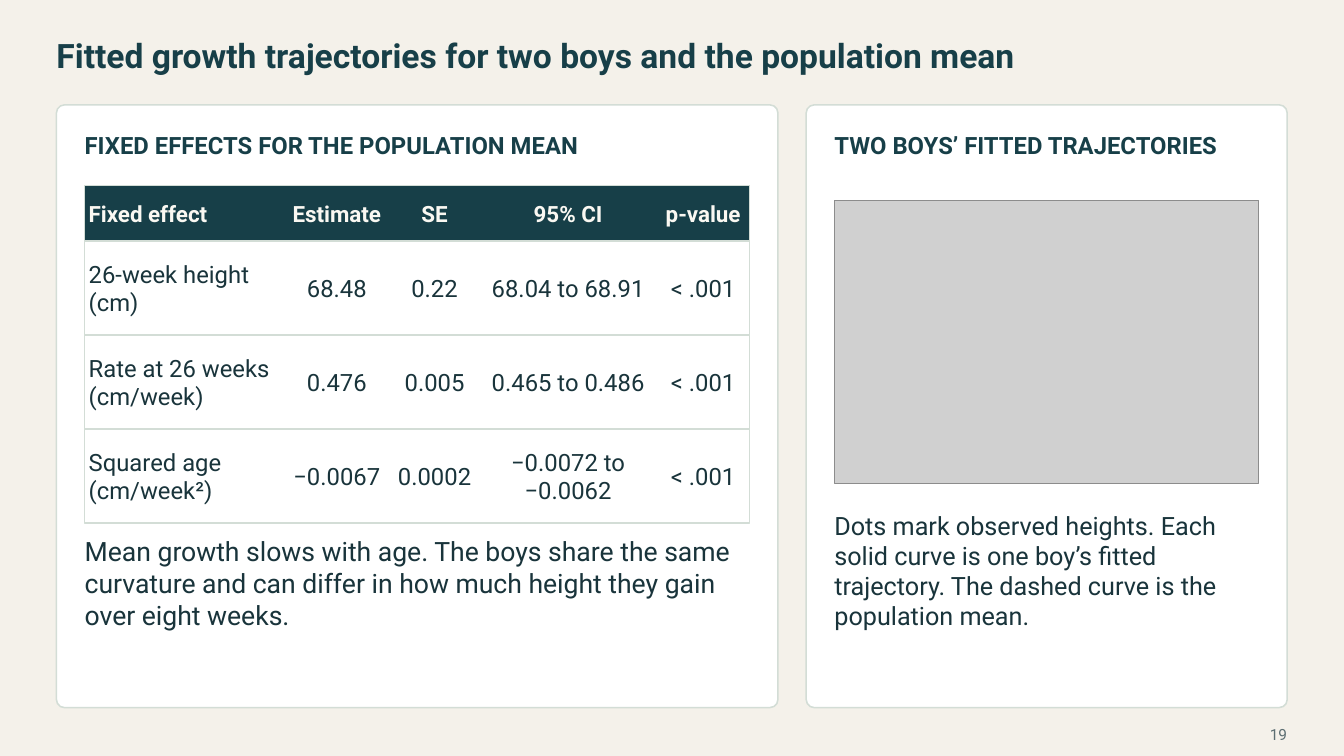
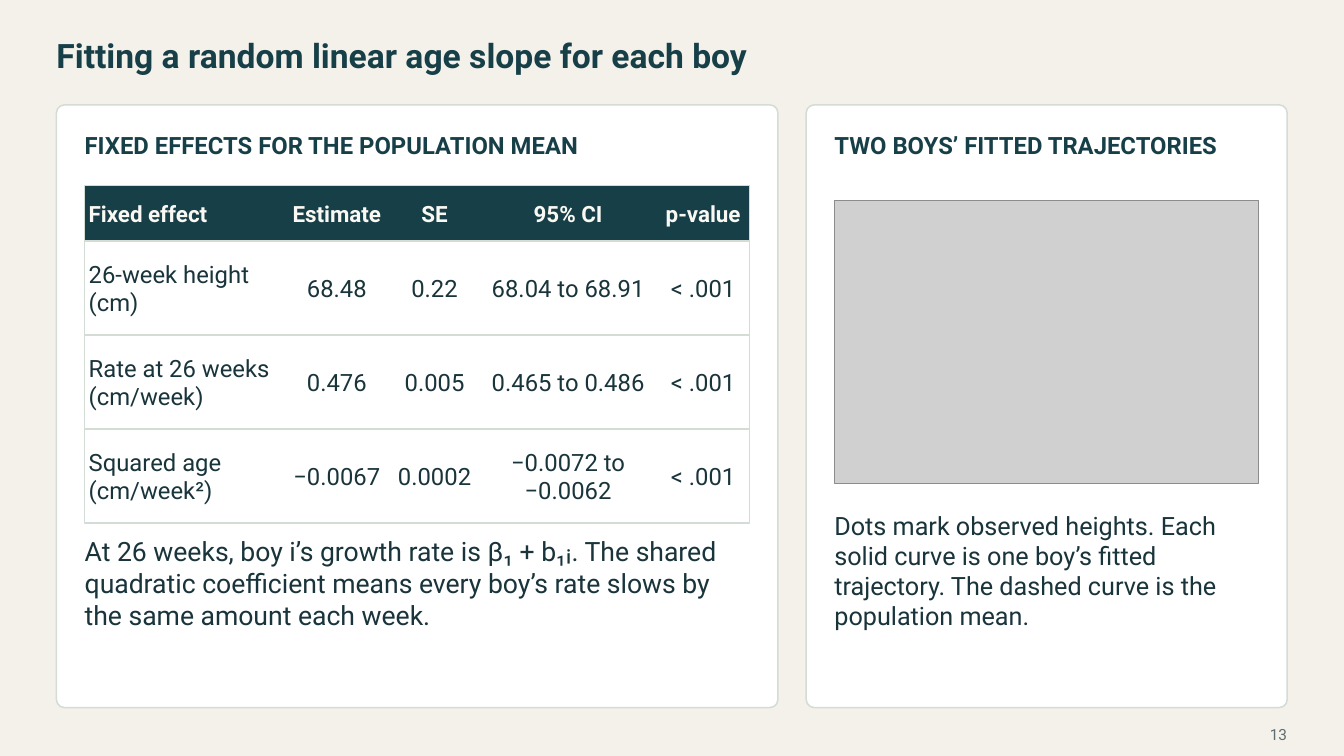
Before and after one commit to Postmus/BeyondMLR, a slide deck: slide 13 of lectures_2627/week4/Beyond_MLR_Week_4.pptx (slide 19 before the commit). Drawn at 1344x756 pixels with LibreOffice and Linux fonts; fonts in the diff are those of the drawing; grey boxes stand for pictures. Boxes give left, top, right and bottom in pixels: in the first picture for what was removed or moved away, otherwise in the second. Text is boxed around its words. In the diff, an @@ line names an element or a change of style, - is before the commit and + after.

Commit message:
Revise the Week 4 longitudinal modeling lecture and chick growth labs

```diff
--- a/lectures_2627/week4/Beyond_MLR_Week_4.pptx
+++ b/lectures_2627/week4/Beyond_MLR_Week_4.pptx
@@ text at (56, 42, 746, 75): text changed @@
-Fitted growth trajectories for two boys and the population mean
+Fitting a random linear age slope for each boy
@@ text at (85, 541, 717, 626): text changed @@
-Mean growth slows with age. The boys share the same curvature and can differ in how much height they gain over eight weeks.
+At 26 weeks, boy i’s growth rate is β₁ + b₁ᵢ. The shared quadratic coefficient means every boy’s rate slows by the same amount each week.
@@ page number at (1270, 729, 1287, 740): text changed @@
-19
+13
```
Also in this commit, not shown: 17 other slides changed, 11 slides added, 8 slides removed, 20 other files.
